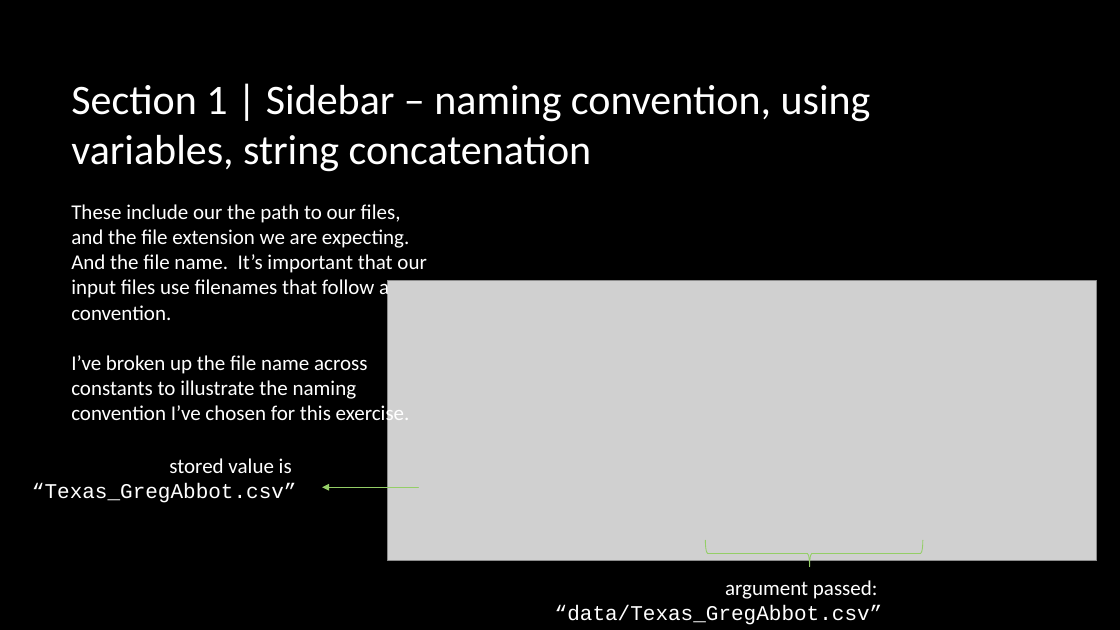
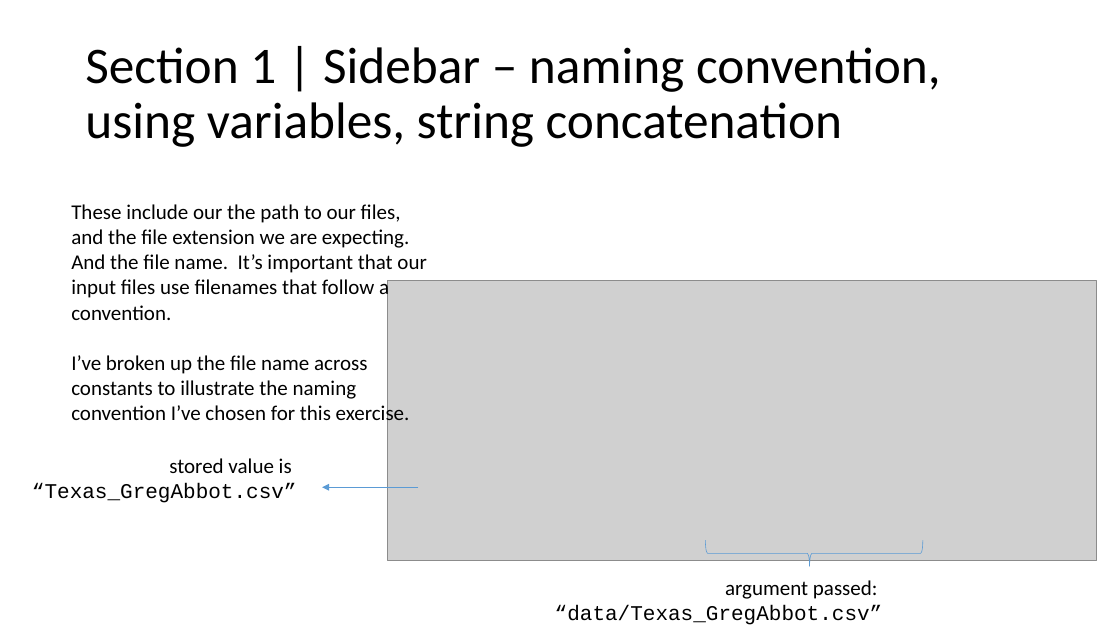
Before and after one commit to conduitl/csv_lesson, a slide deck: slide 6 of case1.pptx. Drawn at 1120x630 pixels with LibreOffice and Linux fonts; fonts in the diff are those of the drawing; grey boxes stand for pictures; background and template pictures are left out. Boxes give left, top, right and bottom in pixels: in the first picture for what was removed or moved away, otherwise in the second. Text is boxed around its words. In the diff, an @@ line names an element or a change of style, - is before the commit and + after.

```diff
--- a/case1.pptx
+++ b/case1.pptx
@@ background picture (left out) to #FFFFFF @@
@@ title "Section 1 | Sidebar – ...": place and size @@
-title "Section 1 | Sidebar – ..." at <box>71,85,871,172</box>
+title "Section 1 | Sidebar – ..." at <box>85,47,941,147</box>
@@ title "Section 1 | Sidebar – ..." at <box>85,47,941,147</box>: size 36 to 44 pt, text colour #FFFFFF to #000000; line spacing 1 to 0.9 @@
@@ text colour #FFFFFF to #000000 in 3 elements at <box>32,458,297,503</box>, <box>555,580,883,625</box>, <box>71,204,426,427</box> @@
@@ arrow (418, 487) - (323, 487): stroke #94CE67 0.75 pt to #5B9BD5 0.5 pt @@
@@ right brace at <box>705,540,923,567</box>: outline #94CE67 0.75 pt to #5B9BD5 0.5 pt @@
```
Also in this commit, not shown: 15 other slides changed, 1 slide added, 2 other files.
